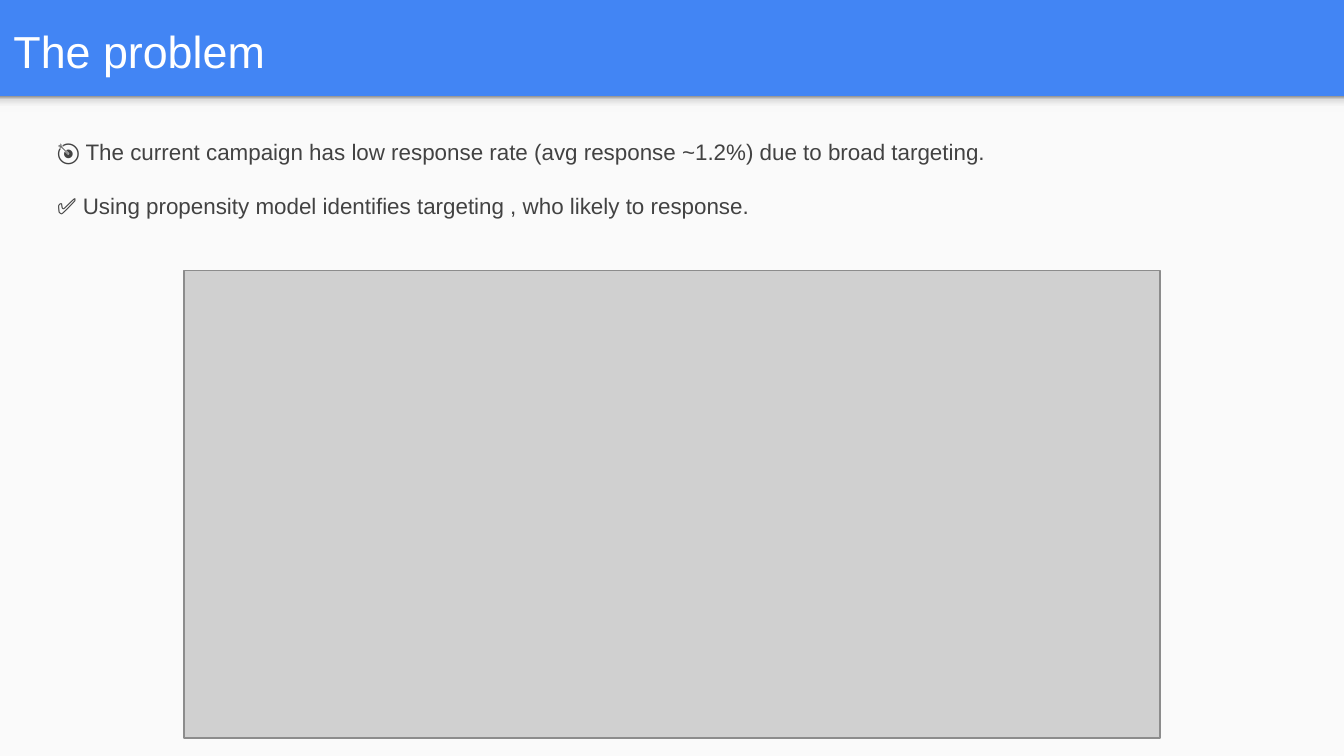
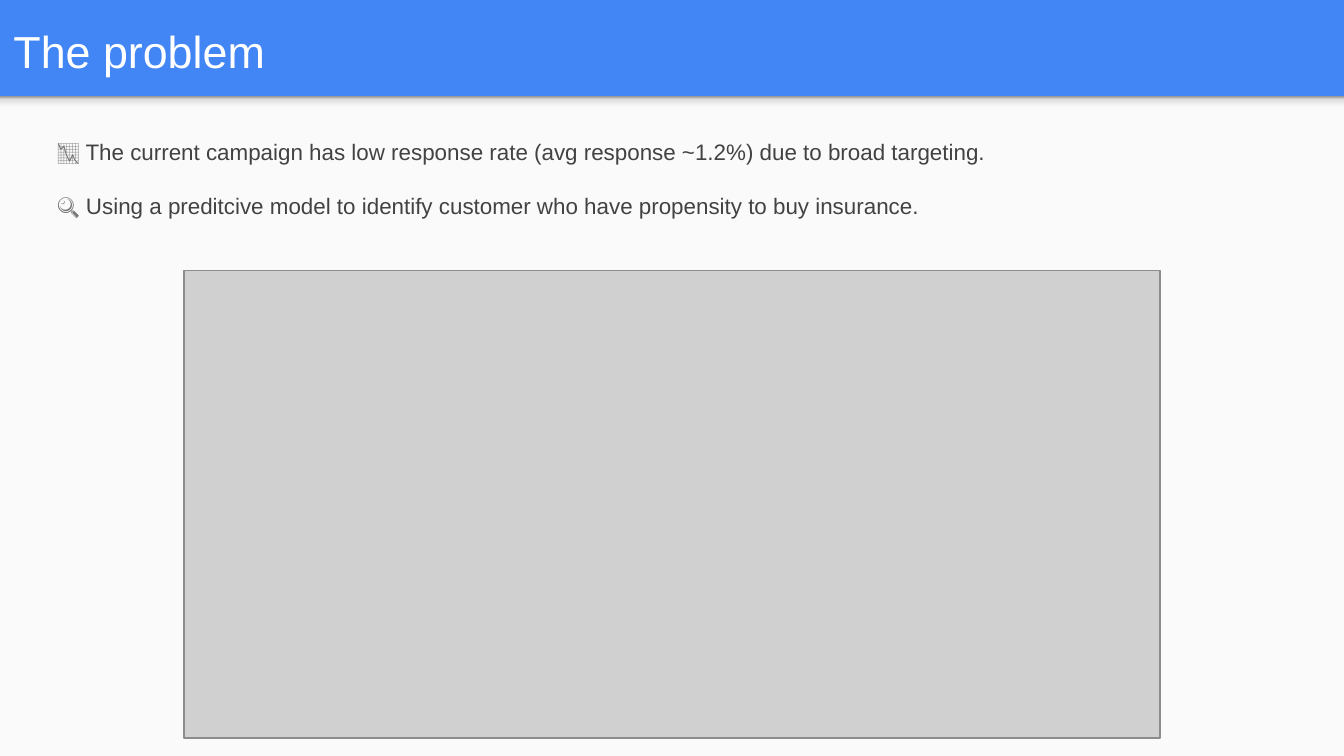
Before and after one commit to taitip-supha/insurance-propensity-model, a slide deck: slide 1 of Presentation_improve_campaign_response.pptx. Drawn at 1344x756 pixels with LibreOffice and Linux fonts; fonts in the diff are those of the drawing; grey boxes stand for pictures. Boxes give left, top, right and bottom in pixels: in the first picture for what was removed or moved away, otherwise in the second. Text is boxed around its words. In the diff, an @@ line names an element or a change of style, - is before the commit and + after.

```diff
--- a/Presentation_improve_campaign_response.pptx
+++ b/Presentation_improve_campaign_response.pptx
@@ text at [86, 143, 984, 219]: text changed @@
-🎯 The current campaign has low response rate (avg response ~1.2%) due to broad targeting.
-✅ Using propensity model identifies targeting , who likely to response.
+📉 The current campaign has low response rate (avg response ~1.2%) due to broad targeting.
+🔍 Using a preditcive model to identify customer who have propensity to buy insurance.
```
Also in this commit, not shown: 3 other slides changed.
